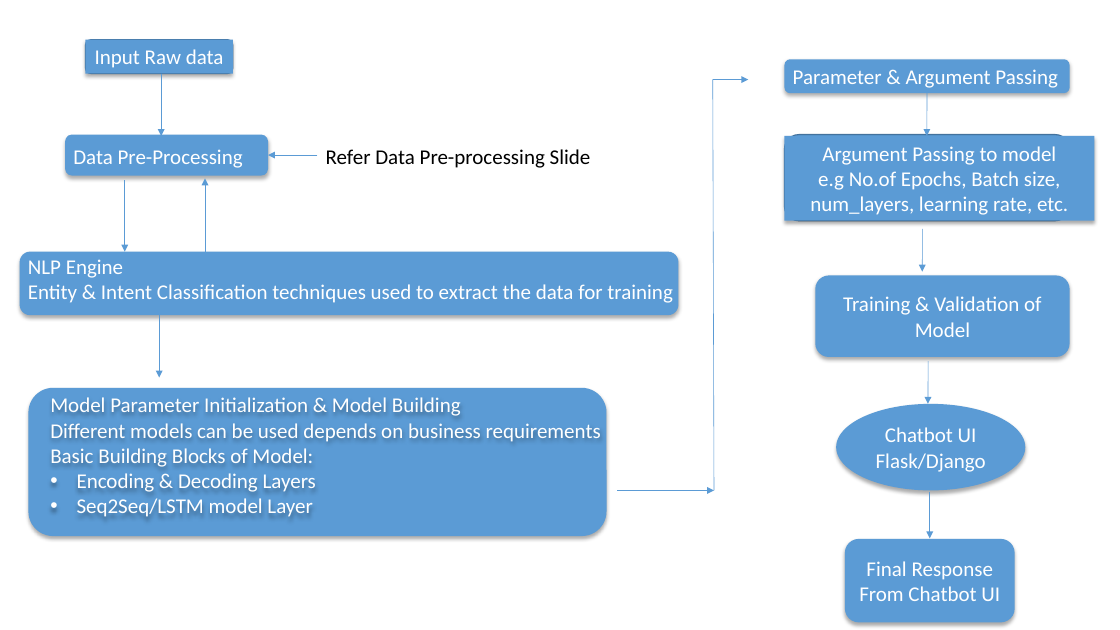
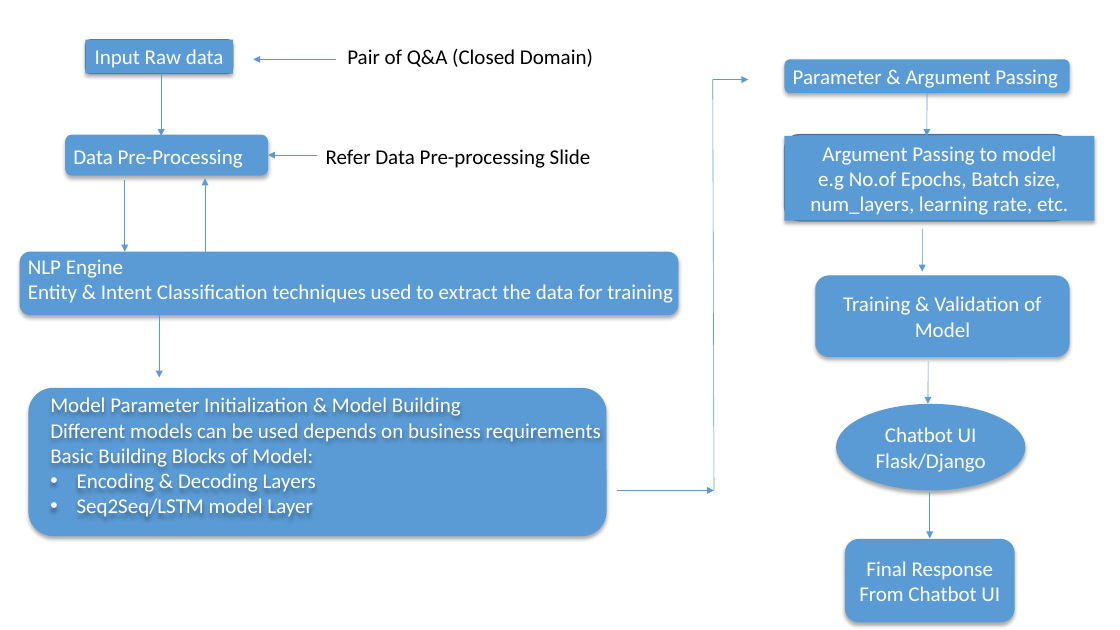
Before and after one commit to maddy6/temp, a slide deck: slide 1 of DL Chatbot.pptx. Drawn at 1120x630 pixels with LibreOffice and Linux fonts; fonts in the diff are those of the drawing. Boxes give left, top, right and bottom in pixels: in the first picture for what was removed or moved away, otherwise in the second. Text is boxed around its words. In the diff, an @@ line names an element or a change of style, - is before the commit and + after.

```diff
--- a/DL Chatbot.pptx
+++ b/DL Chatbot.pptx
@@ text added at [347, 49, 593, 67], 18 pt, text #000000 @@
+Pair of Q&A (Closed Domain)
@@ arrow added from (336, 60) to (254, 60), #5B9BD5 0.5 pt @@
```
Also in this commit, not shown: 1 other slide changed.
